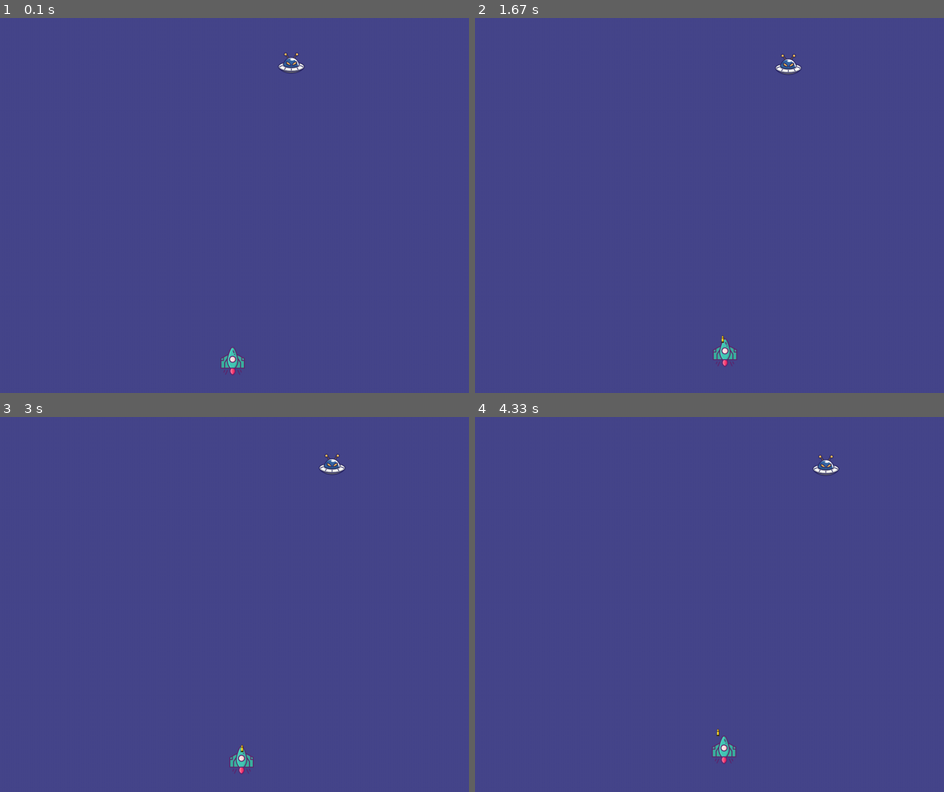
Above: before the commit, frames 1-4 (two rows, left to right).
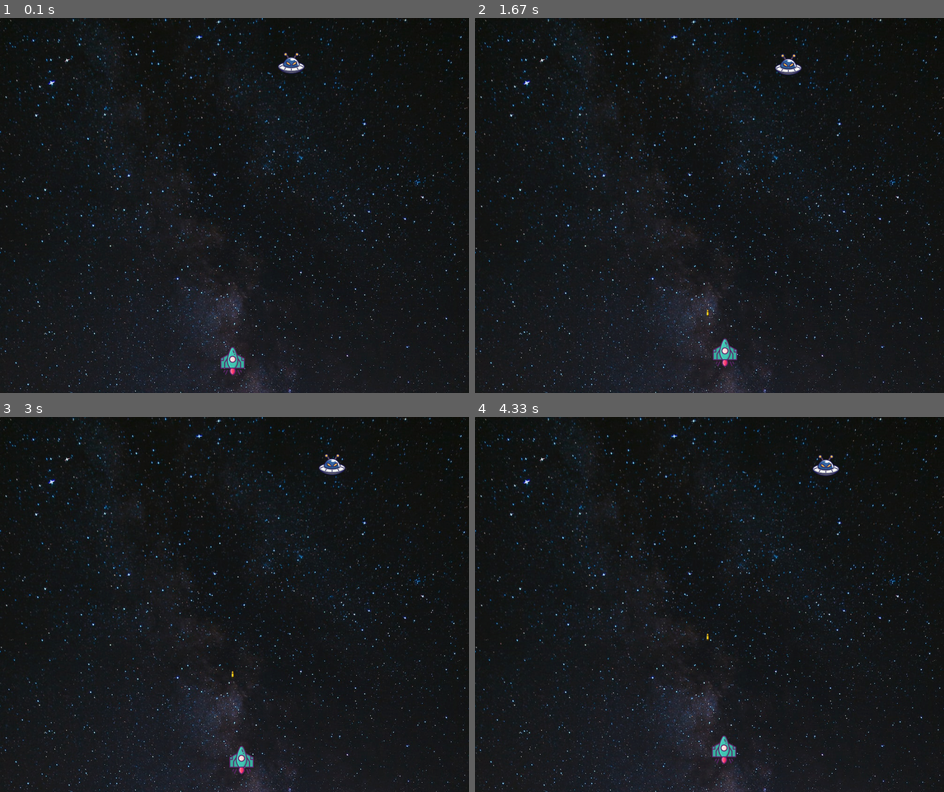
Above: after the commit, the same moments.

Repository: SatyamVyas04/MasteringPython
Game: pygame game, started from PyGame/Main.py
The game is run twice, just before and just after one commit, with the same random seed, the same clock (stepped at 60 frames per second) and the same inputs.
Inputs:
- Up to frame 1 (0.1 s): no input
- Up to frame 2 (1.67 s): tap Space at 0.33, 0.73, 1.03, 1.23, 1.57 s; hold Right 0.67-1.13 s; hold Up 1.17-1.47 s; hold Right from 1.5 s (still down)
- Up to frame 3 (3 s): tap Space at 1.87, 2.07, 2.37, 2.63, 2.97 s; release Right at 1.97 s; hold Left 2-2.53 s; hold Down 2.57-2.87 s; hold Left from 2.9 s (still down)
- Up to frame 4 (4.33 s): tap Space at 3.27, 3.4, 3.8, 4.1 s; release Left at 3.3 s; hold Up 3.33-3.7 s; hold Right from 3.73 s (still down)

The runs differ from the first frame. In frame 1, 100% of the frame differs, in the area x 0-100%, y 0-100%; in frame 2, 100%; in frame 3, 100%; in frame 4, 100%.

Commit message:
Bullet and Enemy Collision detected

Diff:
--- a/PyGame/Main.py
+++ b/PyGame/Main.py
@@ -5,6 +5,7 @@
 running = True #--------------------------------------------------- Game Status
 pygame.display.set_caption("SpaceInvaders") #---------------------- Title Change
 pygame.display.set_icon(pygame.image.load("Pygame/ufo.png")) #----- Icon Change
+back = pygame.image.load("Pygame/background.png")
 
 # Creating the Main Game Element
 playerimg = pygame.image.load("Pygame/protagonist.png") #---------- Protagonist
@@ -40,7 +41,7 @@
 # THE MAIN GAME LOOP
 while running:
     # Stuff that appeares till the end
-    screen.fill((70, 70, 140)) #---------------------------------- Setting BGcolor
+    screen.blit(back, (0, 0)) #------------------------------------------- Setting BG
     player(playerX, playerY) #------------------------------------ Calling in the Protagonist
     enemy1(enemy1X, enemy1Y) #------------------------------------ Calling in the Enemy
     # For different Keyboard Interupts, Mouse Clicks, Close or other events,
@@ -58,9 +59,10 @@
             if event.key == pygame.K_DOWN:
                 playerYchange = 1
             if event.key == pygame.K_SPACE:
-                playerbullet(playerX + 24, playerY)
-                playerbulletX = playerX+24
-                playerbulletY = playerY
+                if bullet_state == "NotFired":
+                    playerbullet(playerX + 24, playerY)
+                    playerbulletX = playerX+24
+                    playerbulletY = playerY
         if event.type == pygame.KEYUP:
             if event.key == pygame.K_LEFT or event.key == pygame.K_RIGHT:
                 playerXchange = 0
@@ -92,9 +94,21 @@
         enemy1Xchange = -0.5
 
     # Updating Bullet Coordinates
+    if playerbulletY <=0:
+        bullet_state = "NotFired"
     if bullet_state == "Fired":
         playerbullet(playerbulletX, playerbulletY)
         playerbulletX += playerbulletXchange
         playerbulletY += playerbulletYchange
 
+    # Collision Detection
+    enemy1rect = pygame.Rect(0, 0, 64, 64)
+    enemy1rect.topleft = (enemy1X, enemy1Y)
+    bulletrect = pygame.Rect(0, 0, 16, 16)
+    bulletrect.topleft = (playerbulletX, playerbulletY)
+    collide = bulletrect.colliderect(enemy1rect)
+    if collide:
+        enemy1X = random.randint(0, 1000)
+        enemy1Y = random.randint(0, 200)
+        bullet_state = "NotFired"
     pygame.display.update()
Binary file added: PyGame/background.png
